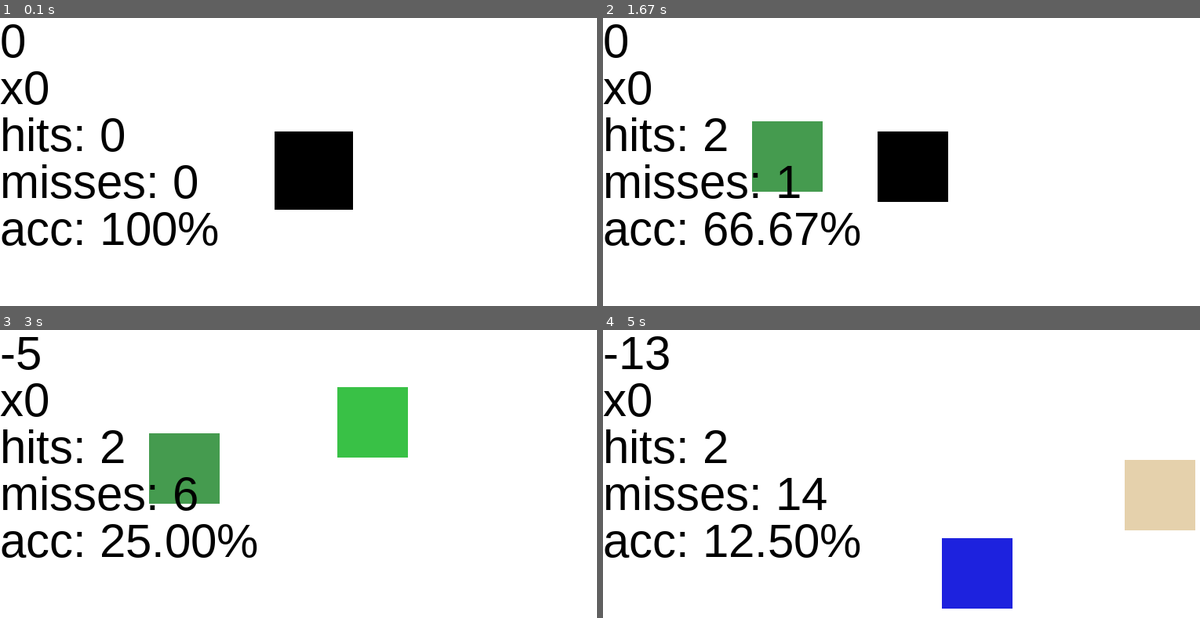
Above: before the commit, frames 1-4 (two rows, left to right).
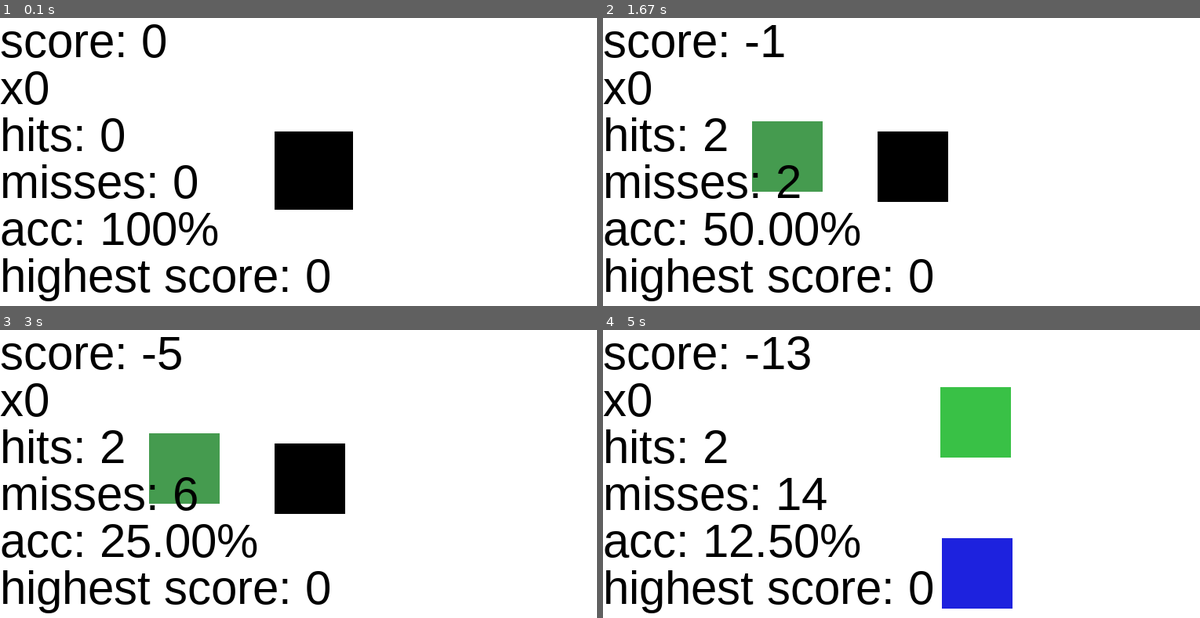
Above: after the commit, the same moments.

Repository: KacperLAB/pygame-game
Game: pygame game, started from game.py
Same seed, same stepped clock (60 frames per second), same inputs: the game is played once before the commit and once after it.
Inputs (mouse positions are in pixels of both pictures, inside the frame that each line leads up to):
- Up to frame 1 (0.1 s): no input
- Up to frame 2 (1.67 s): tap W at 0.33 s; click (919, 190) at 0.72 s; click (722, 245) at 1.05 s; click (1146, 280) at 1.38 s
- Up to frame 3 (3 s): click (328, 378) at 1.72 s; click (286, 563) at 2.05 s; click (292, 430) at 2.38 s; click (226, 416) at 2.72 s
- Up to frame 4 (5 s): click (1080, 453) at 3.05 s; click (1110, 474) at 3.38 s; click (1050, 427) at 3.72 s; click (734, 422) at 4.05 s; click (943, 471) at 4.38 s; click (734, 462) at 4.72 s

The runs differ from the first frame. In frame 1, 3.2% of the frame differs, in the area x 0-56%, y 2-99%; in frame 2, 4.0%; in frame 3, 9.0%; in frame 4, 9.2%, in the area x 0-100%, y 2-99%.

Commit message:
najwyzszy wynik i mozliwosc korzystanai z klawisza "W"

Diff:
--- a/game.py
+++ b/game.py
@@ -67,6 +67,7 @@
 combo = 0
 hits = 0
 misses = 0
+highest_score = 0
 
 
 
@@ -76,11 +77,15 @@
     else:
         acc = (hits/(hits+misses))*100
         acc = format(acc,'.2f')
-    score_text = font.render(str(score),True,BLACK)
+
+    score_text = font.render("score: " + str(score),True,BLACK)
     combo_text = font.render("x"+str(combo),True,BLACK)
     hits_text = font.render("hits: "+ str(hits),True,BLACK)
     misses_text = font.render("misses: "+ str(misses),True,BLACK)
     acc_text = font.render("acc: "+ str(acc) +"%",True,BLACK)
+    if(score >= highest_score):
+        highest_score = score
+    highest_score_text = font.render("highest score: " + str(highest_score),True,BLACK)
 
     current_time = time.time()
     for button in buttons:
@@ -97,8 +102,12 @@
         if event.type == pygame.QUIT:
             pygame.quit()
 
-        if event.type == pygame.MOUSEBUTTONDOWN:
-            mouse_position = event.pos
+        if event.type == pygame.MOUSEBUTTONDOWN or (event.type == pygame.KEYDOWN and event.key == pygame.K_w):
+            if event.type == pygame.MOUSEBUTTONDOWN:
+                mouse_position = event.pos
+            elif event.type == pygame.KEYDOWN and event.key == pygame.K_w:
+                mouse_position = pygame.mouse.get_pos()
+
             clicked_buttons = check_clicks(buttons, mouse_position)
             for button in clicked_buttons:
                 pygame.mixer.Sound.play(button_sound)
@@ -126,5 +135,6 @@
     screen.blit(hits_text,(0,120))
     screen.blit(misses_text,(0,180))
     screen.blit(acc_text,(0,240))
+    screen.blit(highest_score_text,(0,300))
 
     pygame.display.update()
